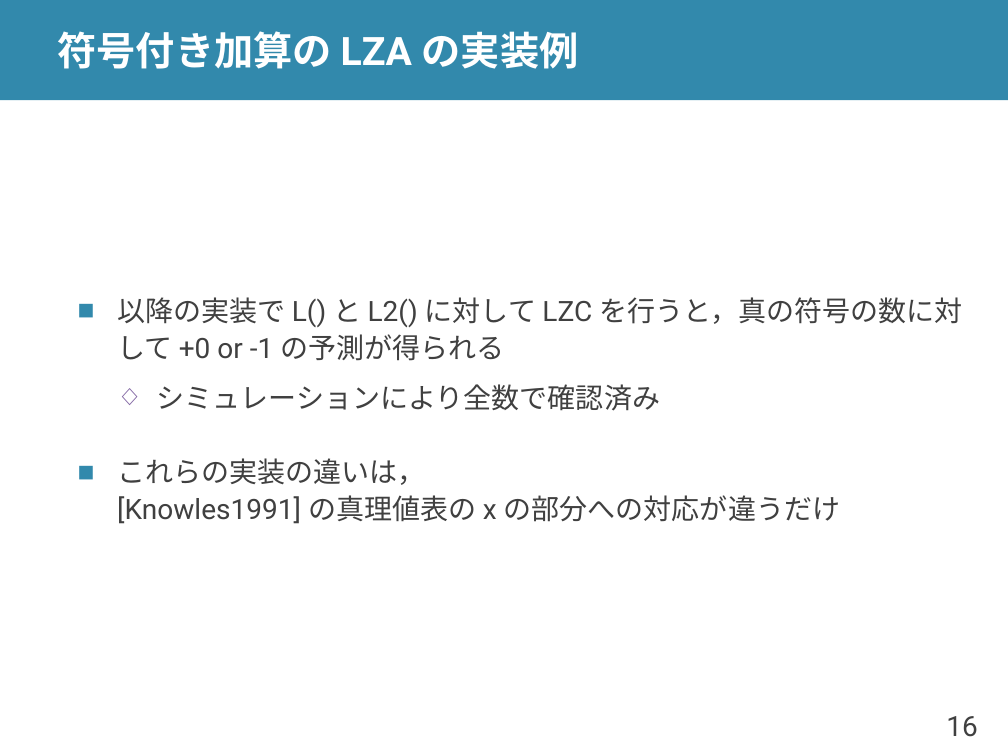
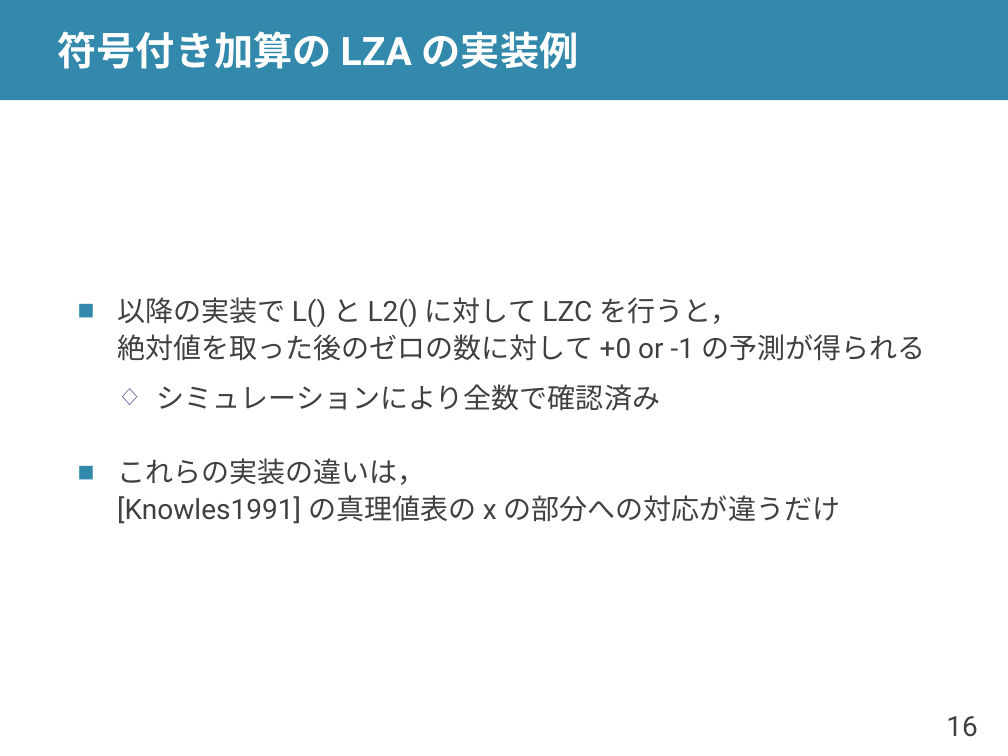
Before and after one commit to shioyadan/advanced-computer-organization, a slide deck: slide 16 of aco-shioya-appendix-fpu.pptx. Drawn at 1008x756 pixels with LibreOffice and Linux fonts; fonts in the diff are those of the drawing. Boxes give left, top, right and bottom in pixels: in the first picture for what was removed or moved away, otherwise in the second. Text is boxed around its words. In the diff, an @@ line names an element or a change of style, - is before the commit and + after.

```diff
--- a/aco-shioya-appendix-fpu.pptx
+++ b/aco-shioya-appendix-fpu.pptx
@@ text at [117, 297, 925, 361]: text changed @@
-■ 以降の実装で L() と L2() に対して LZC を行うと，真の符号の数に対して +0 or -1 の予測が得られる
+■ 以降の実装で L() と L2() に対して LZC を行うと，
+  絶対値を取った後のゼロの数に対して +0 or -1 の予測が得られる
```
Also in this commit, not shown: 10 other slides changed.
